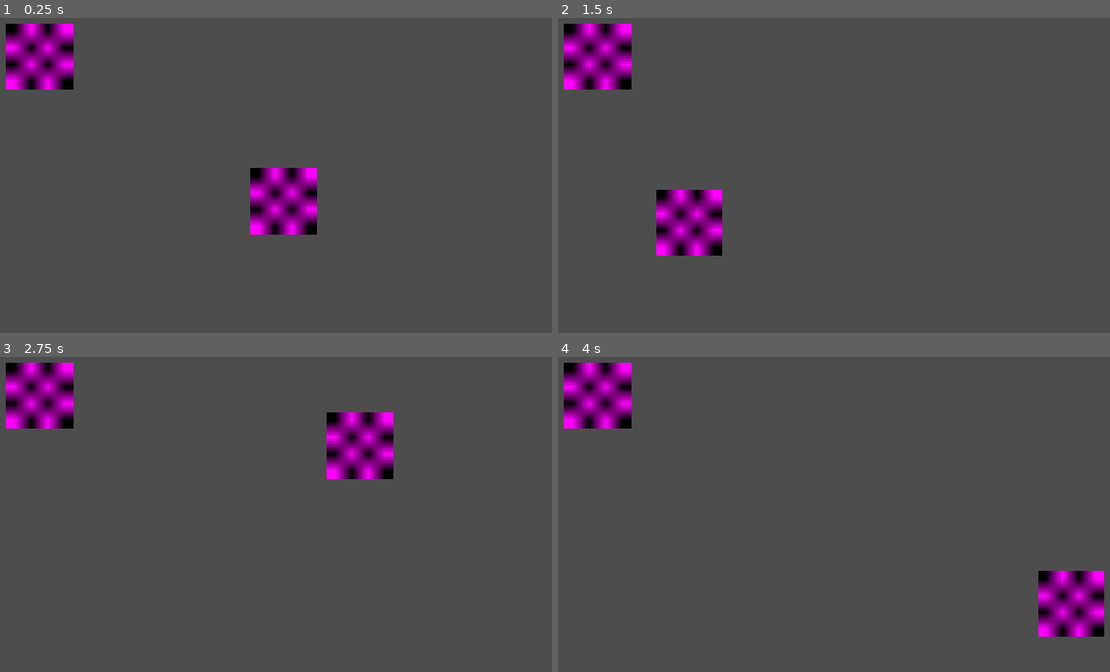
Above: before the commit, frames 1-4 (two rows, left to right).
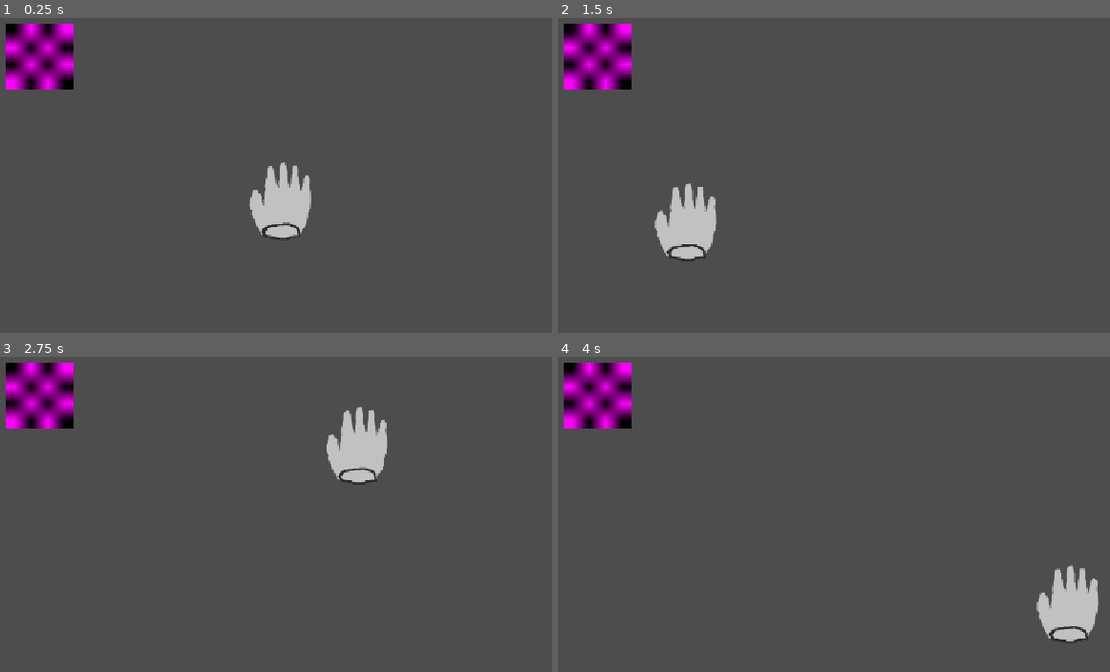
Above: after the commit, the same moments.

Repository: tom-frantz/gmtk-2026
Game: Godot game, scene res://scenes/minigames/minigame_alarm_clock.tscn
Two runs of this game, one before a commit and one after it. Both use one fixed random seed, a clock stepped at 60 frames per second and the inputs below.
Inputs (mouse positions are in pixels of both pictures, inside the frame that each line leads up to):
- Up to frame 1 (0.25 s): no input
- Up to frame 2 (1.5 s): tap Enter at 0.5 s; move the mouse to (1010, 178) at 0.52 s; tap Space at 1.25 s; move the mouse to (690, 222) at 1.27 s
- Up to frame 3 (2.75 s): tap Enter at 2 s; move the mouse to (358, 445) at 2.02 s
- Up to frame 4 (4 s): tap Space at 2.75 s; move the mouse to (800, 624) at 2.77 s; tap Enter at 3.5 s; move the mouse to (1071, 605) at 3.52 s

The runs differ from the first frame. In frame 1, 2.7% of the frame differs, in the area x 45-58%, y 45-71%; in frame 2, 2.6%; in frame 3, 2.7%, in the area x 59-72%, y 15-41%; in frame 4, 2.6%.

Commit message:
feet: make the hand reality, with a better collision bound

Diff:
--- a/scenes/common/hand.tscn
+++ b/scenes/common/hand.tscn
@@ -1,23 +1,18 @@
 [gd_scene format=3 uid="uid://xkt3hqqum811"]
 
 [ext_resource type="Script" uid="uid://x5mcd8g8si0j" path="res://scenes/common/hand.gd" id="1_2kv6c"]
+[ext_resource type="Texture2D" uid="uid://jq4vpux2yf5d" path="res://assets/hand.png" id="2_ofet3"]
 
-[sub_resource type="RectangleShape2D" id="RectangleShape2D_2kv6c"]
-size = Vector2(100, 100)
-
-[sub_resource type="QuadMesh" id="QuadMesh_2hxnw"]
-size = Vector2(100, 100)
-
-[sub_resource type="PlaceholderTexture2D" id="PlaceholderTexture2D_r8lm3"]
+[sub_resource type="CapsuleShape2D" id="CapsuleShape2D_en2hh"]
+radius = 44.5
+height = 120.0
 
 [node name="Hand" type="CharacterBody2D" unique_id=313986736]
 script = ExtResource("1_2kv6c")
 
 [node name="Sprite2D" type="Sprite2D" parent="." unique_id=1652794015]
+texture = ExtResource("2_ofet3")
 
 [node name="CollisionShape2D" type="CollisionShape2D" parent="." unique_id=1870216944]
-shape = SubResource("RectangleShape2D_2kv6c")
-
-[node name="MeshInstance2D" type="MeshInstance2D" parent="." unique_id=1069319442]
-mesh = SubResource("QuadMesh_2hxnw")
-texture = SubResource("PlaceholderTexture2D_r8lm3")
+position = Vector2(-3.5, 0)
+shape = SubResource("CapsuleShape2D_en2hh")
